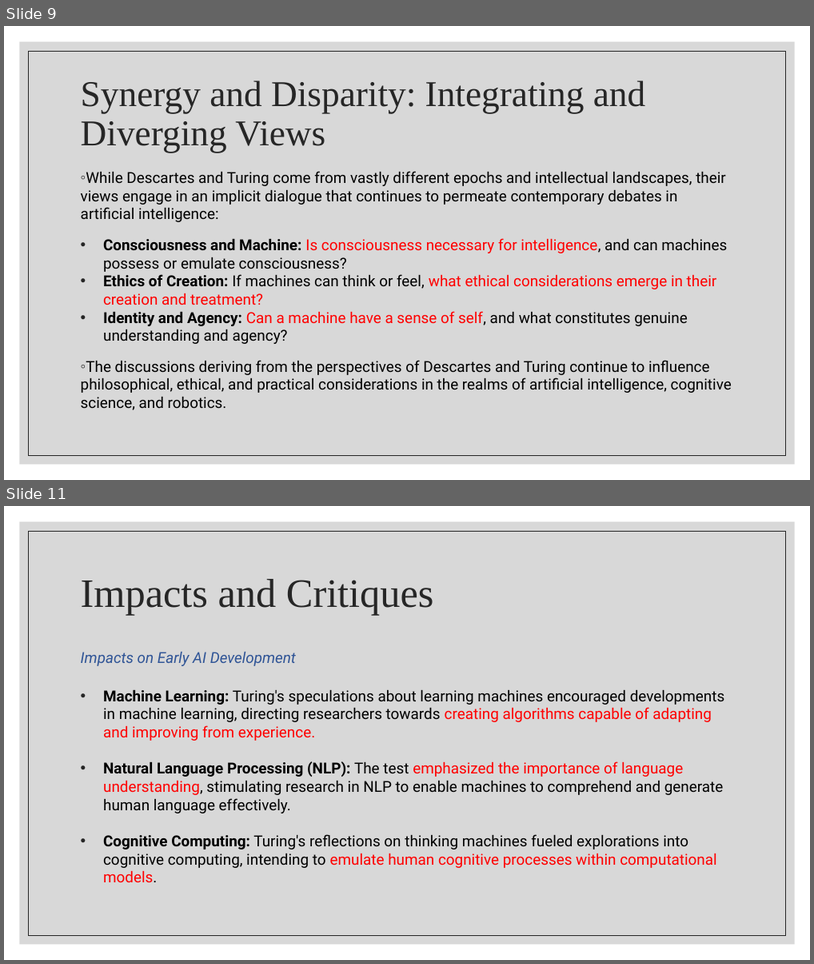
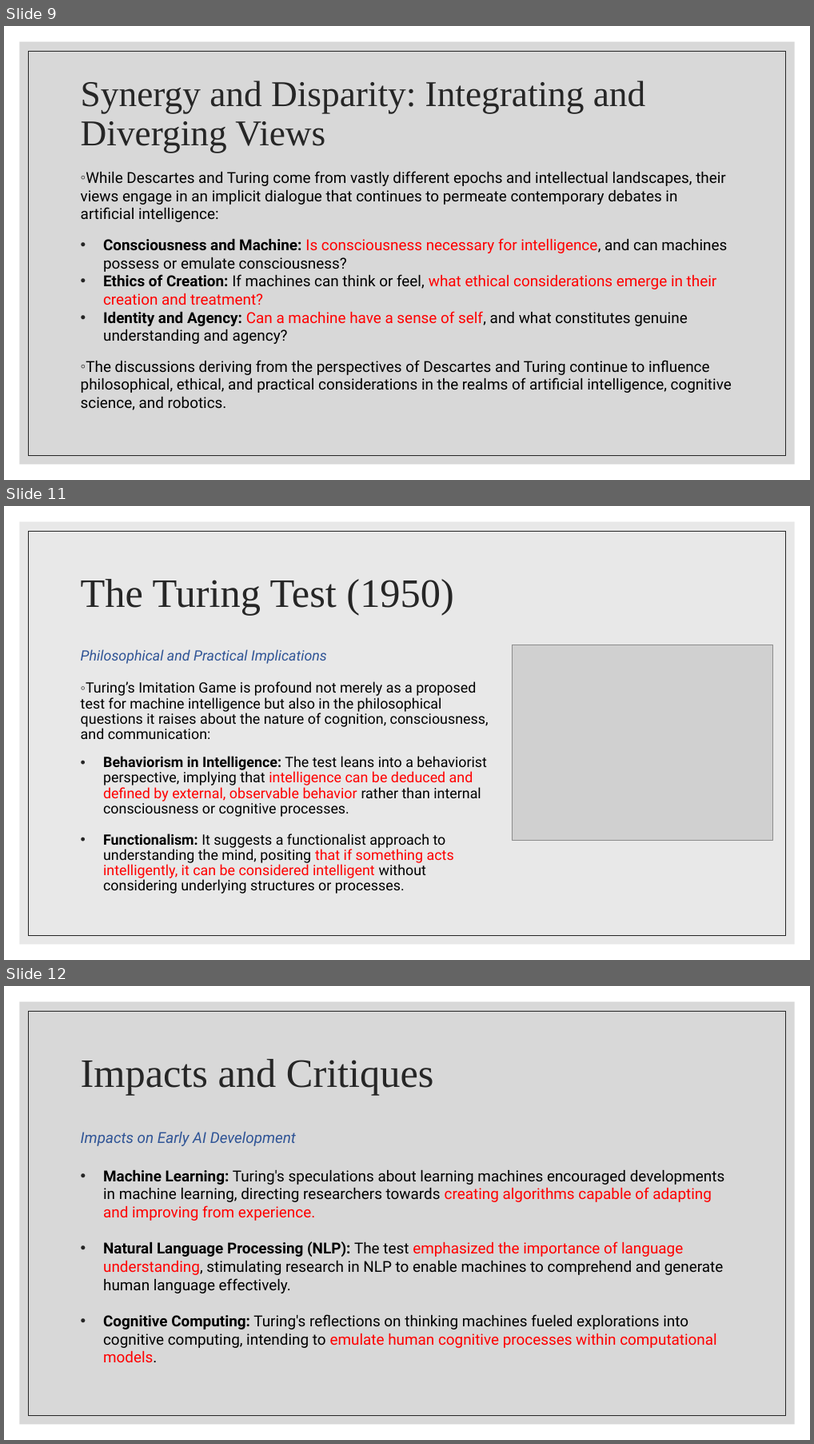
Before and after one commit to wutmeownow/phys441, a slide deck: JupyterNotebooks/LLS/Lecture3.pptx. Shown one above the other, each under a label of ours: slides 9 and 11 before the commit, slides 9, 11 and 12 after it; the slides between them are not shown. The pictures are 814x964 and 814x1444 pixels, drawn with LibreOffice and Linux fonts; fonts in the diff are those of the drawing; grey boxes stand for pictures. Boxes give left, top, right and bottom in pixels: in the first picture for what was removed or moved away, otherwise in the second. Text is boxed around its words. In the diff, an @@ line names an element or a change of style, - is before the commit and + after.

```diff
--- a/JupyterNotebooks/LLS/Lecture3.pptx
+++ b/JupyterNotebooks/LLS/Lecture3.pptx
@@ slide 11 added at box(4, 506, 810, 960), background #FFFFFF @@
@@ rectangle added at box(4, 506, 810, 960), fill #FFFFFF @@
@@ rectangle added at box(20, 522, 795, 944), fill #D9D9D9 at 60% opacity @@
@@ rectangle added at box(29, 531, 786, 935), outline #262626 0.5 pt @@
@@ title added at box(81, 579, 454, 615), 48 pt, text #262626 @@
+The Turing Test (1950)
@@ text added at box(81, 649, 489, 893), 17 pt, text #000000 @@
+Philosophical and Practical Implications
+◦ Turing’s Imitation Game is profound not merely as a proposed test for machine intelligence but also in the philosophical questions it raises about the nature of cognition, consciousness, and communication:
+• Behaviorism in Intelligence: The test leans into a behaviorist perspective, implying that intelligence can be deduced and defined by external, observable behavior rather than internal consciousness or cognitive processes.
+• Functionalism: It suggests a functionalist approach to understanding the mind, positing that if something acts intelligently, it can be considered intelligent without considering underlying structures or processes.
@@ picture added at box(513, 645, 774, 840) @@
@@ what was slide 11 is now slide 12 @@
```
Also in this commit, not shown: 1 slide changed, 2 other files.
